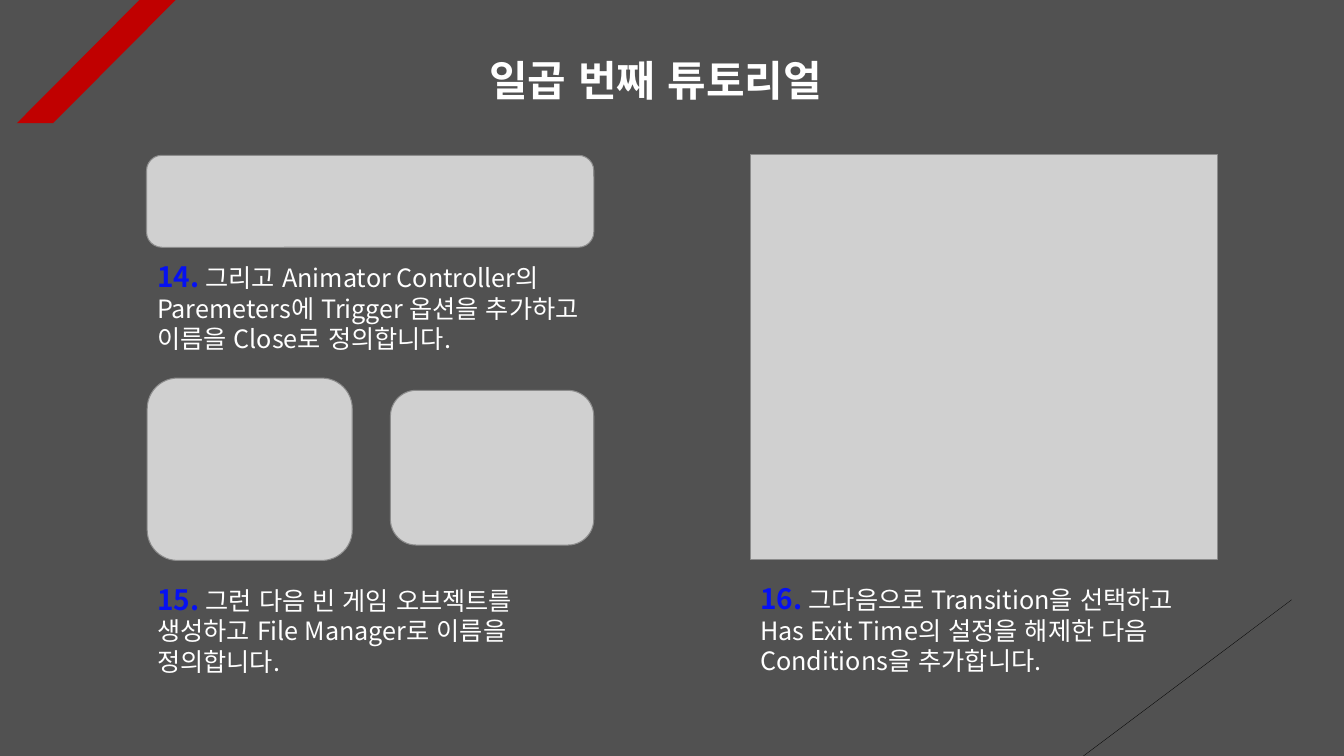
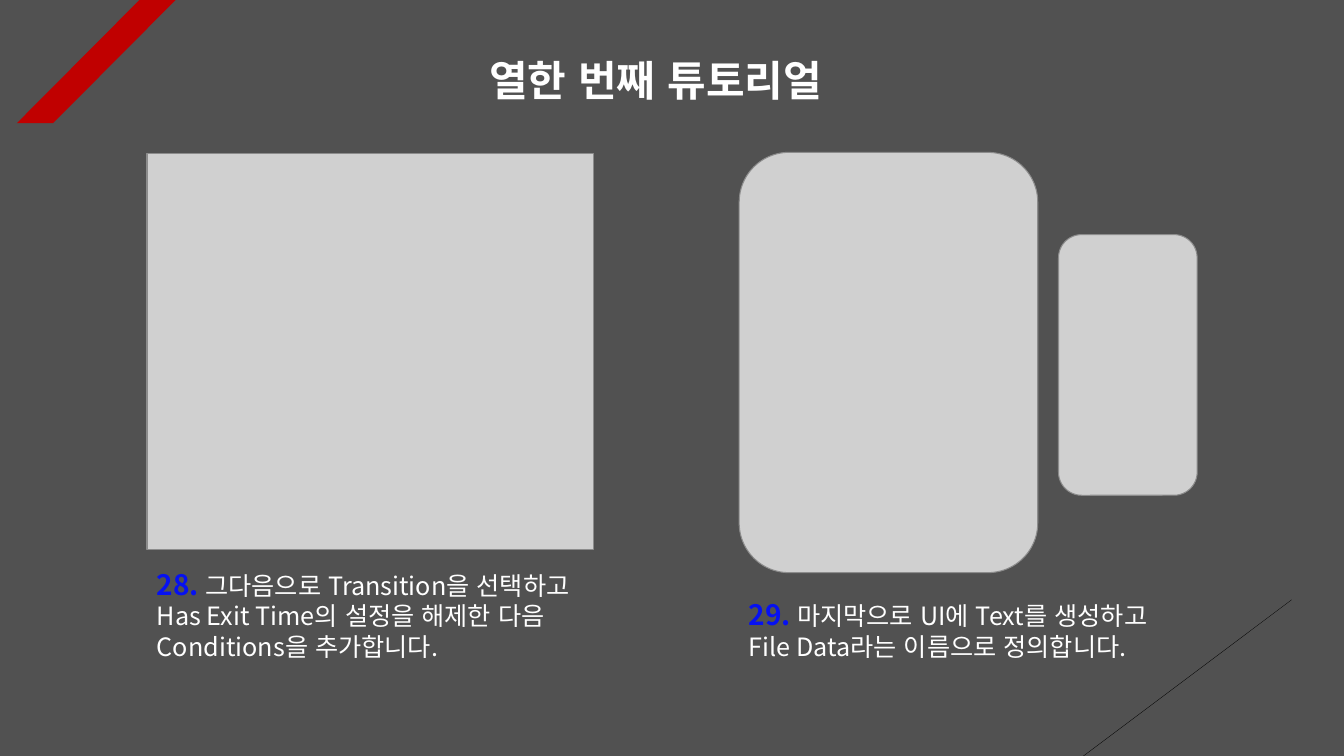
Before and after one commit to Unity2033/3D-UnityEngine, a slide deck: slide 11 of Assets/Class/Animation Clip/PPT Data/Animation Clip Example.pptx (slide 7 before the commit). Drawn at 1344x756 pixels with LibreOffice and Linux fonts; fonts in the diff are those of the drawing; grey boxes stand for pictures. Boxes give left, top, right and bottom in pixels: in the first picture for what was removed or moved away, otherwise in the second. Text is boxed around its words. In the diff, an @@ line names an element or a change of style, - is before the commit and + after.

Commit message:
Animator Manual Renewal
- Change the way the animator
  component is imported

```diff
--- a/Assets/Class/Animation Clip/PPT Data/Animation Clip Example.pptx
+++ b/Assets/Class/Animation Clip/PPT Data/Animation Clip Example.pptx
@@ text at <box>489,61,821,100</box>: text changed @@
-일곱 번째 튜토리얼
+열한 번째 튜토리얼
@@ picture removed at <box>146,155,594,247</box> @@
@@ picture: place and size @@
-picture at <box>750,154,1217,560</box>
+picture at <box>147,153,594,548</box>
@@ picture added at <box>739,152,1037,573</box> @@
@@ picture added at <box>1059,235,1198,496</box> @@
@@ text removed at <box>157,266,579,350</box> @@
-14. 그리고 Animator Controller의 Paremeters에 Trigger 옵션을 추가하고 이름을 Close로 정의합니다.
@@ picture removed at <box>147,378,352,561</box> @@
@@ picture removed at <box>390,390,594,544</box> @@
@@ text at <box>157,574,570,658</box>: text changed @@
-16. 그다음으로 Transition을 선택하고 Has Exit Time의 설정을 해제한 다음 Conditions을 추가합니다.
+28. 그다음으로 Transition을 선택하고 Has Exit Time의 설정을 해제한 다음 Conditions을 추가합니다.
@@ text removed at <box>157,589,512,673</box> @@
-15. 그런 다음 빈 게임 오브젝트를 생성하고 File Manager로 이름을 정의합니다.
@@ text added at <box>749,604,1148,658</box>, 18 pt, text #FFFFFF @@
+29. 마지막으로 UI에 Text를 생성하고 File Data라는 이름으로 정의합니다.
```
Also in this commit, not shown: 11 other slides changed, 4 slides added, 30 other files.
